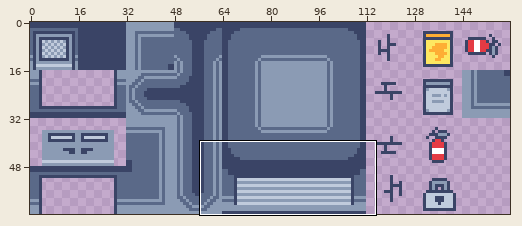
One commit to this pixel-art file: TimeCrime/Assets/Graphics/Tilesets/TutorialGarage/TutorialGarageAseFile.aseprite. Above, an overview of the earlier version with the close-up marked.
Close-up. Old version:
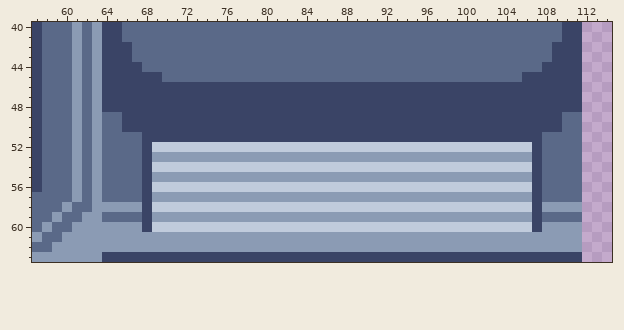
160x64 pixels, 1 frame. Shown: x 57..114, y 40..63.
New version:
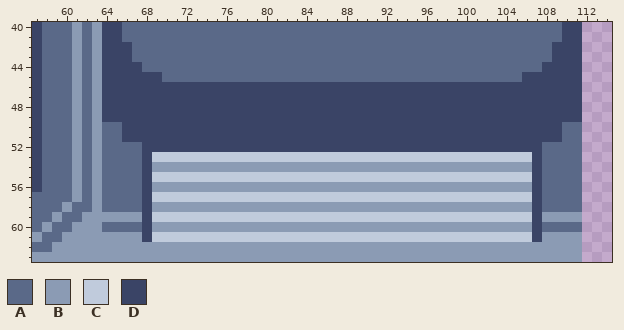
Palette (. is transparent): A #5a6988  B #8b9bb4  C #c0cbdc  D #3a4466
Changes in this commit:
y 49: x 64..65 AA -> DD; x 110..111 AA -> DD
y 51: x 66..67 AA -> DD; x 108..109 AA -> DD
y 52: x 69..106 CCCCCCCCCCCCCCCCCCCCCCCCCCCCCCCCCCCCCC -> DDDDDDDDDDDDDDDDDDDDDDDDDDDDDDDDDDDDDD
y 53: x 69..106 BBBBBBBBBBBBBBBBBBBBBBBBBBBBBBBBBBBBBB -> CCCCCCCCCCCCCCCCCCCCCCCCCCCCCCCCCCCCCC
y 54: x 69..106 CCCCCCCCCCCCCCCCCCCCCCCCCCCCCCCCCCCCCC -> BBBBBBBBBBBBBBBBBBBBBBBBBBBBBBBBBBBBBB
y 55: x 69..106 BBBBBBBBBBBBBBBBBBBBBBBBBBBBBBBBBBBBBB -> CCCCCCCCCCCCCCCCCCCCCCCCCCCCCCCCCCCCCC
y 56: x 69..106 CCCCCCCCCCCCCCCCCCCCCCCCCCCCCCCCCCCCCC -> BBBBBBBBBBBBBBBBBBBBBBBBBBBBBBBBBBBBBB
y 57: x 69..106 BBBBBBBBBBBBBBBBBBBBBBBBBBBBBBBBBBBBBB -> CCCCCCCCCCCCCCCCCCCCCCCCCCCCCCCCCCCCCC
y 58: x 64..67 BBBB -> AAAA; x 69..106 CCCCCCCCCCCCCCCCCCCCCCCCCCCCCCCCCCCCCC -> BBBBBBBBBBBBBBBBBBBBBBBBBBBBBBBBBBBBBB; x 108..111 BBBB -> AAAA
y 59: x 64..67 AAAA -> BBBB; x 69..106 BBBBBBBBBBBBBBBBBBBBBBBBBBBBBBBBBBBBBB -> CCCCCCCCCCCCCCCCCCCCCCCCCCCCCCCCCCCCCC; x 108..111 AAAA -> BBBB
y 60: x 64..67 BBBB -> AAAA; x 69..106 CCCCCCCCCCCCCCCCCCCCCCCCCCCCCCCCCCCCCC -> BBBBBBBBBBBBBBBBBBBBBBBBBBBBBBBBBBBBBB; x 108..111 BBBB -> AAAA
y 61: x 68..107 BBBBBBBBBBBBBBBBBBBBBBBBBBBBBBBBBBBBBBBB -> DCCCCCCCCCCCCCCCCCCCCCCCCCCCCCCCCCCCCCCD
y 63: x 64..111 DDDDDDDDDDDDDDDDDDDDDDDDDDDDDDDDDDDDDDDDDDDDDDDD -> BBBBBBBBBBBBBBBBBBBBBBBBBBBBBBBBBBBBBBBBBBBBBBBB
Where, in picture pixels (left, top, right, bottom), the same in both close-ups:
changed: (102, 112, 582, 262)
